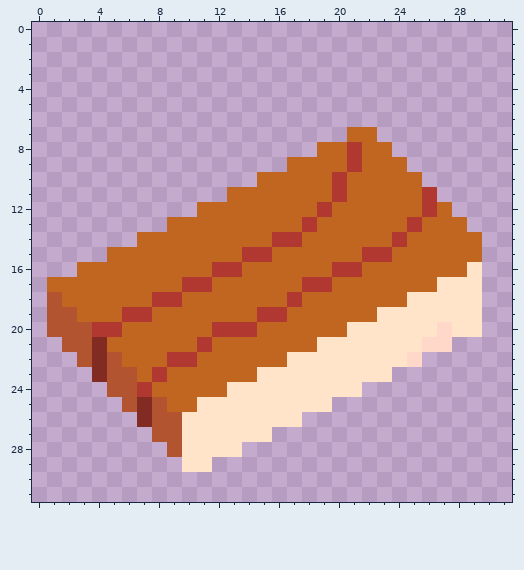
Pixel-art file -- Assets/Art/Sprites/ItemSprite/Working files/yew plank.aseprite. That is the earlier state.
32x32 pixels, 1 frame. Colours within 5 levels of each other are drawn and written as one.
Now the later version:
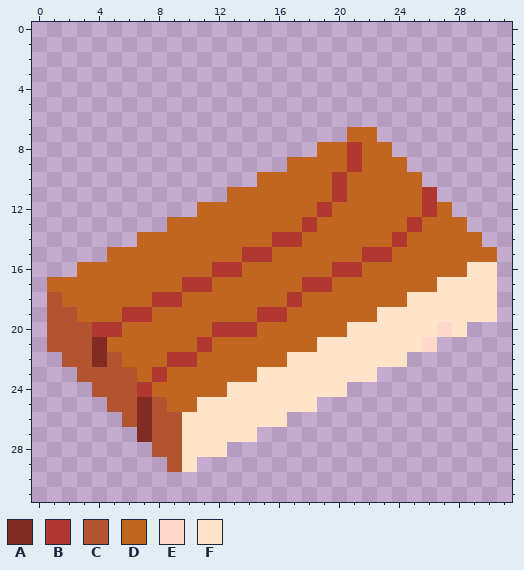
Palette (. is transparent): A #822b23  B #b03830  C #b1542f  D #c06621  E #ffd8ca  F #ffe4ca
Changes in this commit:
{"change": "layer \"Layer 2\" now shown"}
{"where": "layer \"Layer 1\""}
{"y":15,"x":30,"old":".","new":"D"}
{"y":16,"x":30,"old":".","new":"F"}
{"y":17,"x":30,"old":".","new":"F"}
{"y":18,"x":30,"old":".","new":"F"}
{"y":19,"x":30,"old":".","new":"F"}
{"y":20,"x":29,"old":"F","new":"."}
{"y":21,"x":1,"old":".","new":"C"}
{"y":21,"x":27,"old":"E","new":"."}
{"y":22,"x":2,"old":".","new":"C"}
{"y":22,"x":25,"old":"E","new":"."}
{"y":23,"x":3,"old":".A","new":"CC"}
{"y":23,"x":23,"old":"F","new":"."}
{"y":24,"x":4,"old":".","new":"C"}
{"y":24,"x":21,"old":"F","new":"."}
{"y":25,"x":5,"old":".","new":"C"}
{"y":25,"x":19,"old":"F","new":"."}
{"y":26,"x":6,"old":".","new":"C"}
{"y":26,"x":17,"old":"F","new":"."}
{"y":27,"x":7,"old":".","new":"A"}
{"y":27,"x":15,"old":"F","new":"."}
{"y":28,"x":8,"old":".","new":"C"}
{"y":28,"x":13,"old":"F","new":"."}
{"y":29,"x":9,"old":".","new":"C"}
{"y":29,"x":11,"old":"F","new":"."}
